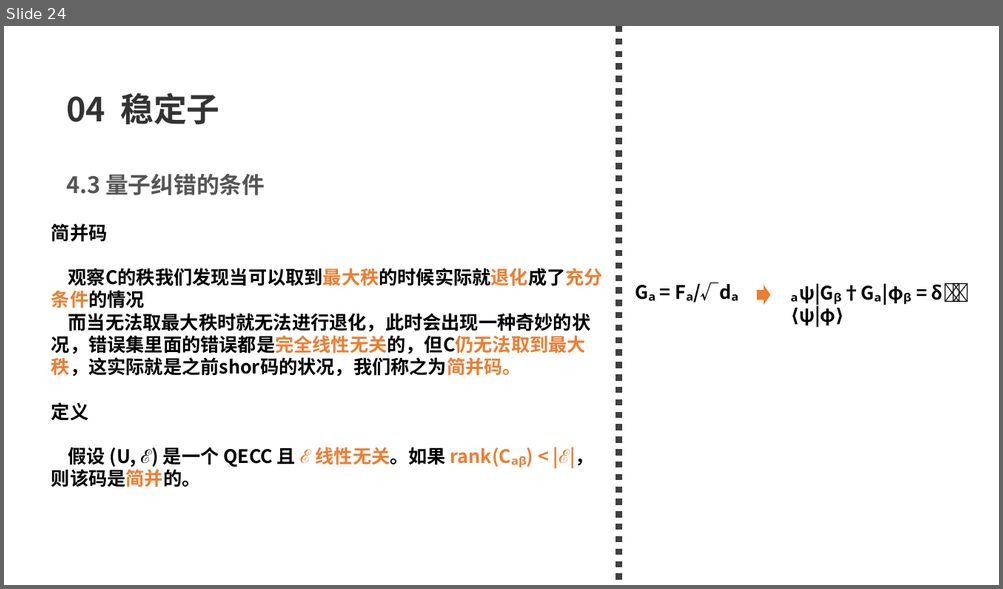
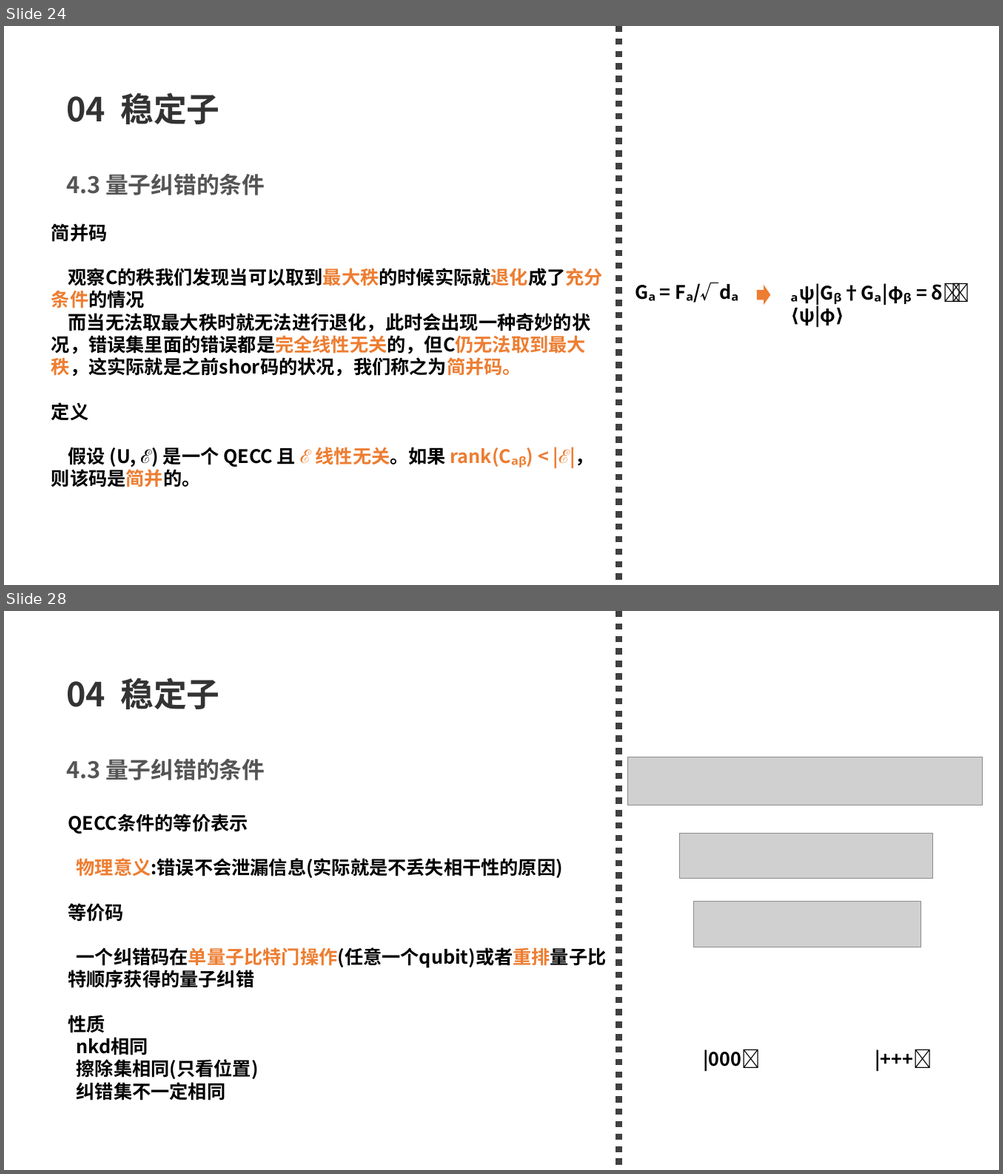
Before and after one commit to 77-223255/LM_QEC, a slide deck: what_i_learn/2026_量子纠错导论.pptx. Shown one above the other, each under a label of ours: slide 24 before the commit, slides 24 and 28 after it; the slides between them are not shown. The pictures are 1003x589 and 1003x1174 pixels, drawn with LibreOffice and Linux fonts; fonts in the diff are those of the drawing; grey boxes stand for pictures. Boxes give left, top, right and bottom in pixels: in the first picture for what was removed or moved away, otherwise in the second. Text is boxed around its words. In the diff, an @@ line names an element or a change of style, - is before the commit and + after.

Commit message:
2026-05-27 组会记录：距离/错误检测/等价码概念 & 更新纠错导论PPT

```diff
--- a/what_i_learn/2026_量子纠错导论.pptx
+++ b/what_i_learn/2026_量子纠错导论.pptx
@@ slide 28 added at (4,611,999,1170), background #FFFFFF @@
@@ line added from (619, 611) to (619, 1170), #404040 6 pt dashed @@
@@ text added at (66,678,219,709), 32 pt, text #333333, bold @@
+04 稳定子
@@ text added at (66,759,264,780), 22 pt, text #555555, bold @@
+4.3 量子纠错的条件
@@ picture added at (628,757,982,805) @@
@@ text added at (68,814,606,1101), 18 pt, text #000000, bold @@
+QECC条件的等价表示
+物理意义:错误不会泄漏信息(实际就是不丢失相干性的原因)
+等价码
+一个纠错码在单量子比特门操作(任意一个qubit)或者重排量子比特顺序获得的量子纠错
+性质
+nkd相同
+擦除集相同(只看位置)
+纠错集不一定相同
@@ picture added at (680,833,933,878) @@
@@ picture added at (694,901,921,947) @@
@@ text added at (703,1049,760,1071), 18 pt, text #000000, bold @@
+|000⟩ |+++⟩
```
Also in this commit, not shown: 2 slides changed, 5 other slides added, 9 slides removed, 2 other files.
